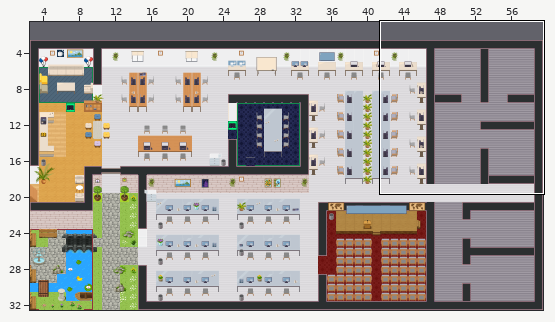
A Tiled map (JSON) gets an edit: GAD-office.tmj. Above: a wide view before the commit, with the close-up outlined.
Close-up. Before the edit:
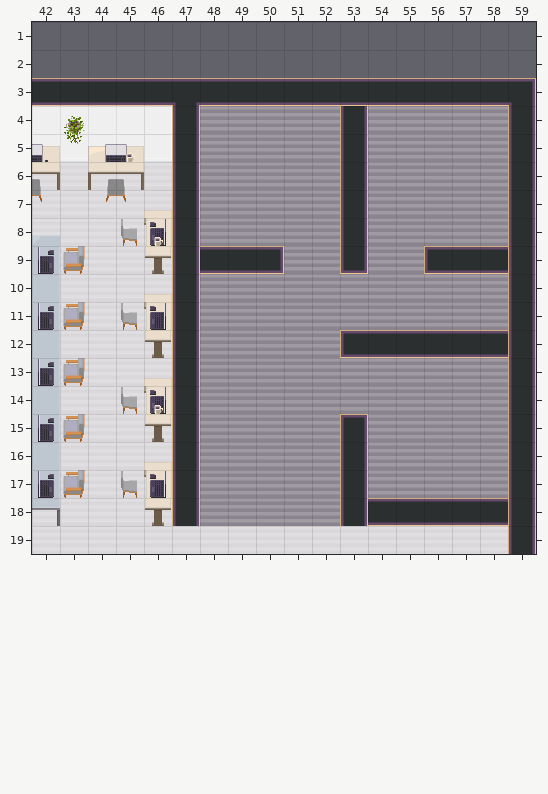
Cells are 32x32 px. Shown: x 42..59, y 1..19. The commit also changed other parts of the map, which this record leaves out.
New version:
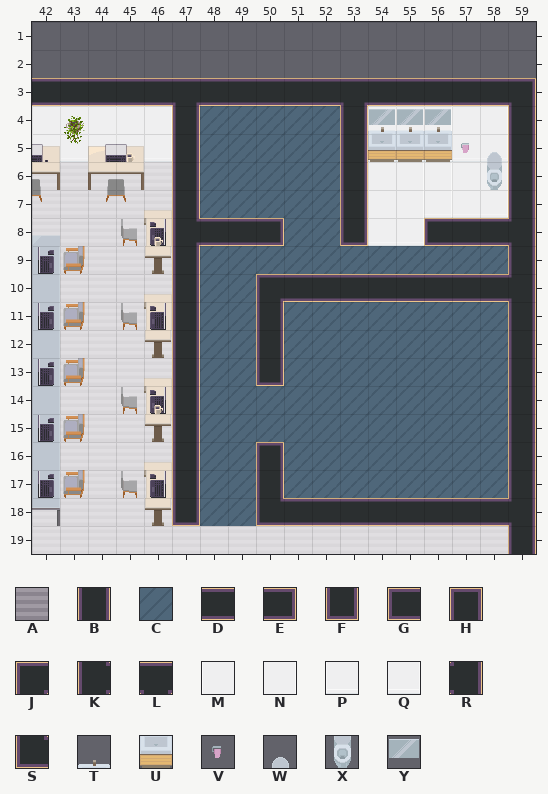
Key: from "Chunk 1": A 3, B 4, C 6, D 9, E 10, F 11, G 12, H 16, J 20, K 43, L 141, M 144, N 145, P 147, Q 148, R 160, S 161, T 192, U 198, V 199, W 200, X 203, Y 243.
_ is an empty cell, # one hidden under a higher layer.
Tiles replaced or removed in this view: A, B, D, E, F, G, H.
From old to new:
Changed rows in their new state; . is an unchanged cell.
Layer "floor/floor1":
first column x 48:
 4 CCCCC.#####
 5 CCCCC.#####
 6 CCCCC.#####
 7 CCCCC.#####
 8 ###CC######
 9 CCCCCCCCCCC
10 CC#########
11 CC#CCCCCCCC
12 CC#CCCCCCCC
13 CC#CCCCCCCC
14 CCCCCCCCCCC
15 CCCCCCCCCCC
16 CC#CCCCCCCC
17 CC#CCCCCCCC
18 CC####.....
Layer "walls/walls1":
first column x 47:
 3 ......L......
 4 .......MMNMN.
 5 .......PPQPQ.
 6 .......MNNMN.
 7 .......MNQPQ.
 8 KDDE..FPQGDDR
10 ...JDDDDDDDDR
11 ...B.........
12 ...B.........
13 ...F.........
16 ...H.........
17 ...B.........
18 F..SDDD.....R
Layer "furniture/furniture1":
first column x 54:
 4 TTT..
 5 UUUVW
 6 ....X
Layer "furniture/furniture2":
first column x 54:
 4 YYY
Where, in picture pixels (left, top, right, bottom), the same in both close-ups:
changed: (173, 102, 512, 526)
